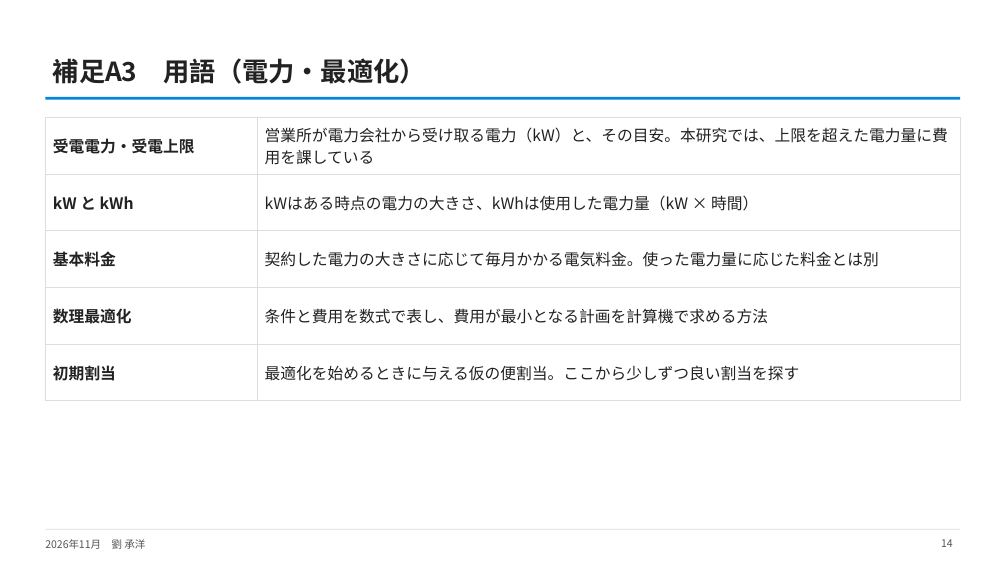
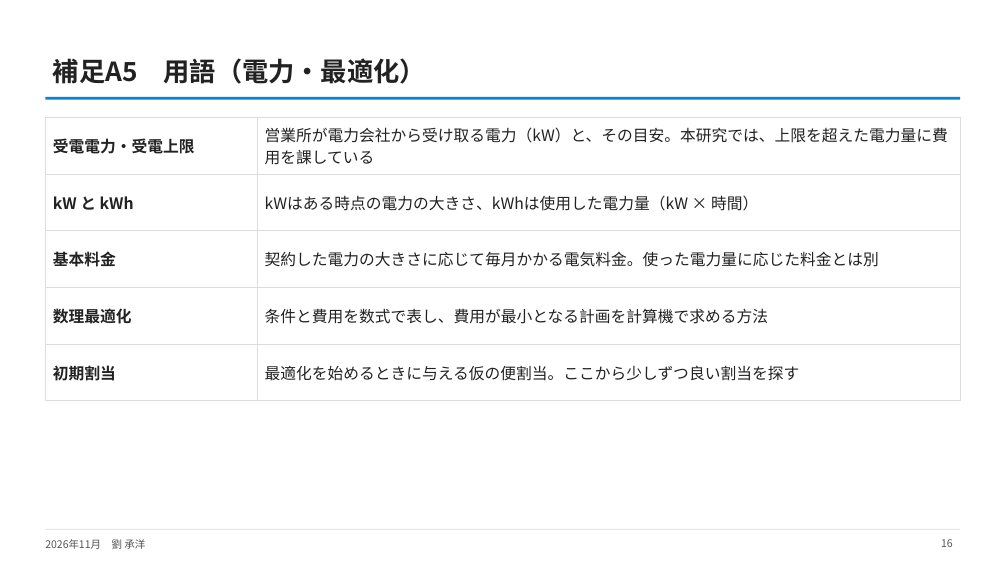
Before and after one commit to CYLIU2003/master-course, a slide deck: slide 16 of outcome/2026-11-16_nishiyama_consult/西山先生へのご相談_最新結果と3本目の柱.pptx (slide 14 before the commit). Drawn at 1008x567 pixels with LibreOffice and Linux fonts; fonts in the diff are those of the drawing. Boxes give left, top, right and bottom in pixels: in the first picture for what was removed or moved away, otherwise in the second. Text is boxed around its words. In the diff, an @@ line names an element or a change of style, - is before the commit and + after.

```diff
--- a/outcome/2026-11-16_nishiyama_consult/西山先生へのご相談_最新結果と3本目の柱.pptx
+++ b/outcome/2026-11-16_nishiyama_consult/西山先生へのご相談_最新結果と3本目の柱.pptx
@@ title at <box>53,58,426,84</box>: text changed @@
-補足A3 用語（電力・最適化）
+補足A5 用語（電力・最適化）
@@ page number at <box>941,539,953,547</box>: text changed @@
-14
+16
```
Also in this commit, not shown: 10 other slides changed, 2 slides added, 13 other files.
